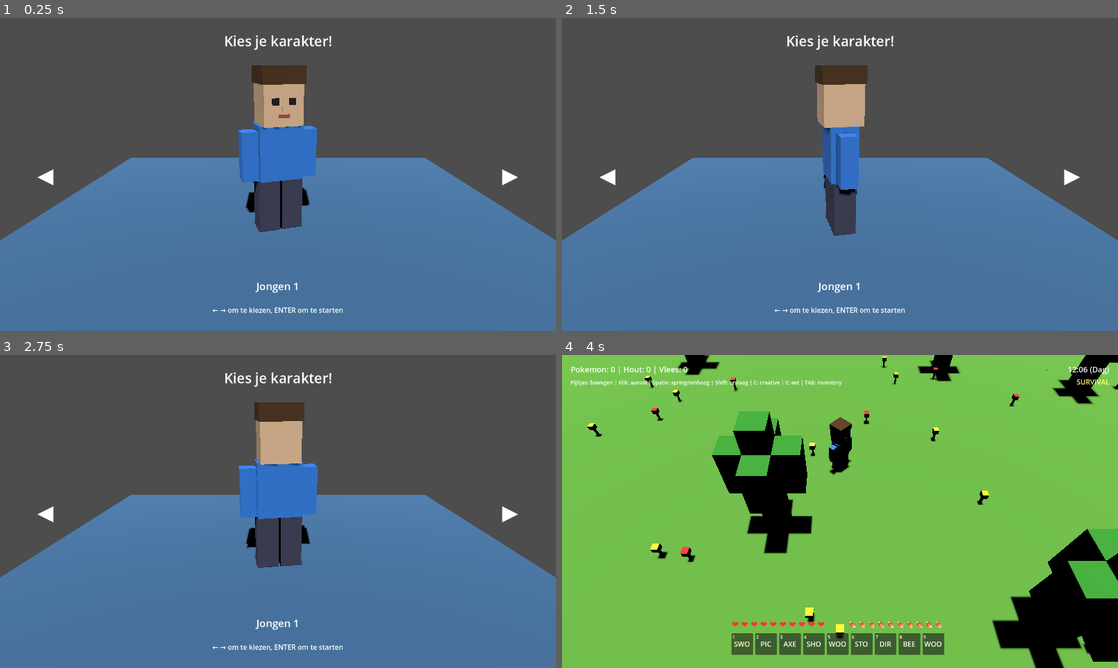
Above: before the commit, frames 1-4 (two rows, left to right).
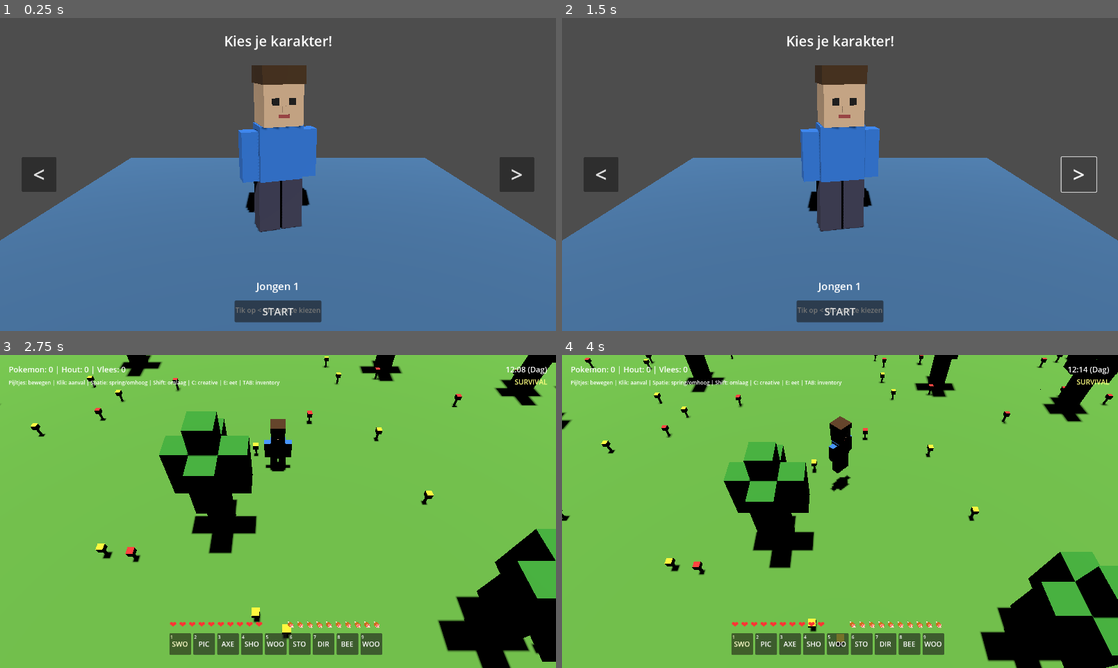
Above: after the commit, the same moments.

Repository: kgdivw/minecraft_pokemon
Game: Godot game, scene res://character_select.tscn
Same seed, same stepped clock (60 frames per second), same inputs: the game is played once before the commit and once after it.
Inputs (mouse positions are in pixels of both pictures, inside the frame that each line leads up to):
- Up to frame 1 (0.25 s): no input
- Up to frame 2 (1.5 s): click (600, 174) at 0.5 s, where only the run after the commit has a clickable "<"; click (1079, 174) at 1.25 s, where only the run after the commit has a clickable ">"
- Up to frame 3 (2.75 s): click (278, 649) at 2 s, where only the run after the commit has a clickable "START"
- Up to frame 4 (4 s): tap Enter (ui_accept) at 2.75, 3.02 s; move the mouse to (962, 495) at 2.77 s; hold Right (move_right) 2.78-3.5 s; tap Tab at 2.85 s; click (962, 495) at 2.92 s; click "X" at 3.5 s

The runs differ from the first frame. In frame 1, 2.5% of the frame differs, in the area x 3-97%, y 44-98%; in frame 2, 4.7%; in frame 3, 100%, in the area x 0-100%, y 0-100%; in frame 4, 12%.

Commit message:
Add touch support to character selection screen
- Changed arrow Labels to Buttons for touch input
- Added START button to select character
- Updated instruction text for touch devices

Co-Authored-By: Claude Opus 4.5 <noreply@anthropic.com>

Diff:
--- a/character_select.gd
+++ b/character_select.gd
@@ -15,10 +15,31 @@
 @onready var preview_position = $PreviewPosition
 @onready var character_label = $UI/CharacterLabel
 @onready var instruction_label = $UI/InstructionLabel
+@onready var left_button = $UI/LeftButton
+@onready var right_button = $UI/RightButton
+@onready var start_button = $UI/StartButton
 
 func _ready() -> void:
 	load_character_preview()
 	update_ui()
+
+	# Connect button signals
+	left_button.pressed.connect(_on_left_pressed)
+	right_button.pressed.connect(_on_right_pressed)
+	start_button.pressed.connect(_on_start_pressed)
+
+func _on_left_pressed() -> void:
+	current_index = (current_index - 1 + characters.size()) % characters.size()
+	load_character_preview()
+	update_ui()
+
+func _on_right_pressed() -> void:
+	current_index = (current_index + 1) % characters.size()
+	load_character_preview()
+	update_ui()
+
+func _on_start_pressed() -> void:
+	select_character()
 
 func _process(_delta: float) -> void:
 	if character_preview:
--- a/character_select.tscn
+++ b/character_select.tscn
@@ -80,28 +80,23 @@
 grow_horizontal = 2
 grow_vertical = 0
 theme_override_font_sizes/font_size = 16
-text = "← → om te kiezen, ENTER om te starten"
+text = "Tik op < of > om te kiezen"
 horizontal_alignment = 1
 
-[node name="LeftArrow" type="Label" parent="UI"]
+[node name="LeftButton" type="Button" parent="UI"]
 layout_mode = 1
-anchors_preset = 6
-anchor_left = 1.0
+anchors_preset = 4
 anchor_top = 0.5
-anchor_right = 1.0
 anchor_bottom = 0.5
-offset_left = -1200.0
-offset_top = -30.0
-offset_right = -1150.0
-offset_bottom = 30.0
-grow_horizontal = 0
+offset_left = 50.0
+offset_top = -40.0
+offset_right = 130.0
+offset_bottom = 40.0
 grow_vertical = 2
 theme_override_font_sizes/font_size = 48
-text = "◀"
-horizontal_alignment = 1
-vertical_alignment = 1
+text = "<"
 
-[node name="RightArrow" type="Label" parent="UI"]
+[node name="RightButton" type="Button" parent="UI"]
 layout_mode = 1
 anchors_preset = 6
 anchor_left = 1.0
@@ -109,12 +104,26 @@
 anchor_right = 1.0
 anchor_bottom = 0.5
 offset_left = -130.0
-offset_top = -30.0
-offset_right = -80.0
-offset_bottom = 30.0
+offset_top = -40.0
+offset_right = -50.0
+offset_bottom = 40.0
 grow_horizontal = 0
 grow_vertical = 2
 theme_override_font_sizes/font_size = 48
-text = "▶"
-horizontal_alignment = 1
-vertical_alignment = 1
+text = ">"
+
+[node name="StartButton" type="Button" parent="UI"]
+layout_mode = 1
+anchors_preset = 7
+anchor_left = 0.5
+anchor_top = 1.0
+anchor_right = 0.5
+anchor_bottom = 1.0
+offset_left = -100.0
+offset_top = -70.0
+offset_right = 100.0
+offset_bottom = -20.0
+grow_horizontal = 2
+grow_vertical = 0
+theme_override_font_sizes/font_size = 24
+text = "START"
